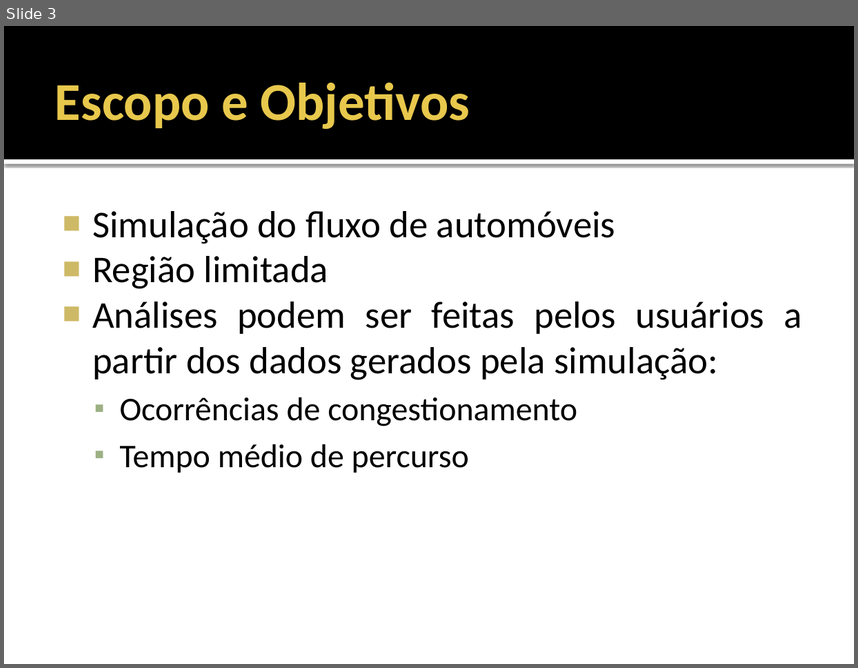
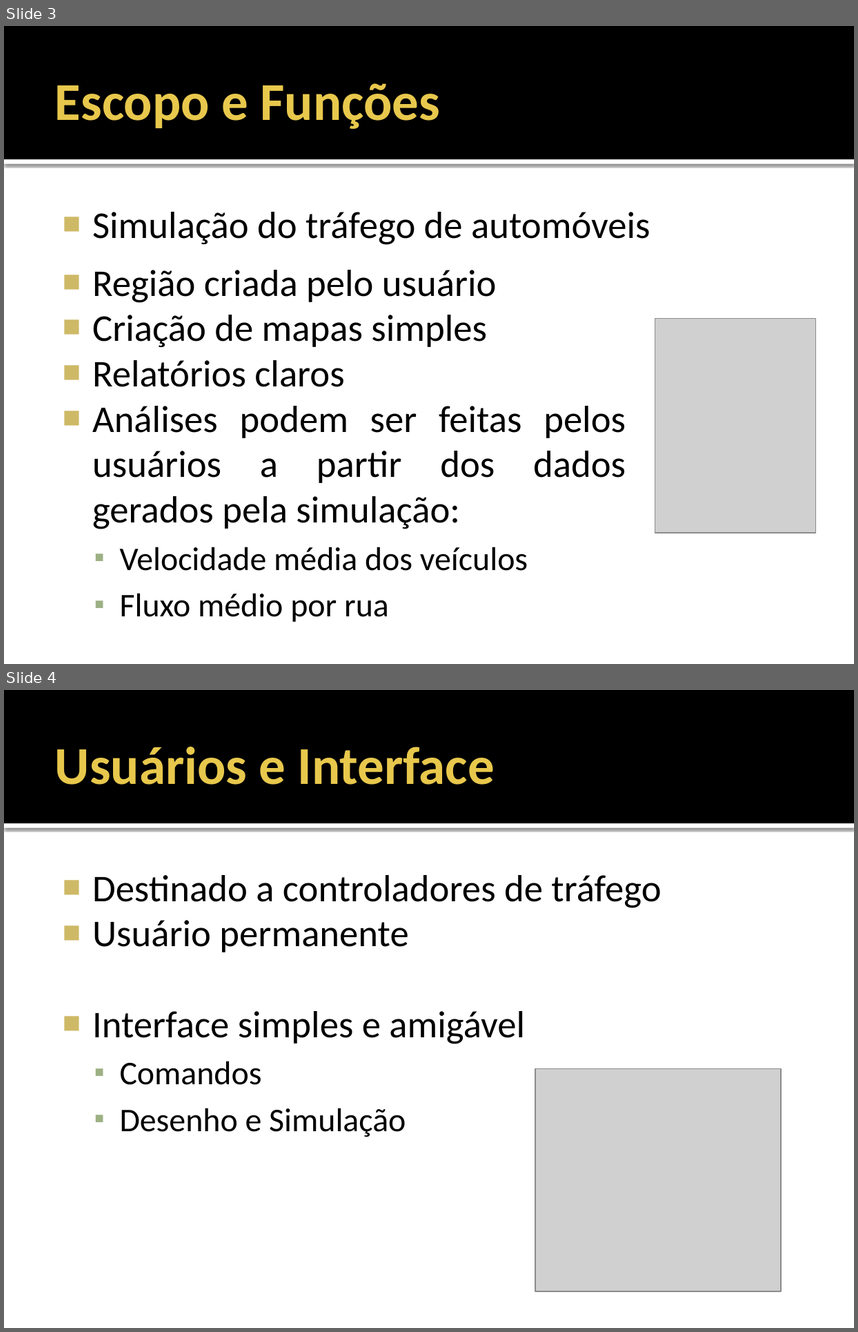
Before and after one commit to fchirigati/rota, a slide deck: Documentação/Especificação de Requisitos de Software/Apresentação.pptx. Shown one above the other, each under a label of ours: slide 3 before the commit, slides 3 and 4 after it. The pictures are 858x668 and 858x1332 pixels, drawn with LibreOffice and Linux fonts; fonts in the diff are those of the drawing; grey boxes stand for pictures. Boxes give left, top, right and bottom in pixels: in the first picture for what was removed or moved away, otherwise in the second. Text is boxed around its words. In the diff, an @@ line names an element or a change of style, - is before the commit and + after.

```diff
--- a/Documentação/Especificação de Requisitos de Software/Apresentação.pptx
+++ b/Documentação/Especificação de Requisitos de Software/Apresentação.pptx
@@ slide 4 added at box(4, 690, 854, 1328), background #FFFFFF; not listed: 2 template elements that a slide beside it also shows @@
@@ title added at box(55, 747, 495, 785), 45 pt, text #E8C84C, bold @@
+Usuários e Interface
@@ text added at box(92, 875, 661, 1136), 32 pt, text #000000 @@
+■ Destinado a controladores de tráfego
+■ Usuário permanente
+■ Interface simples e amigável
+  ▪ Comandos
+  ▪ Desenho e Simulação
@@ picture added at box(535, 1068, 781, 1291) @@
@@ slide 3 changed as well @@
@@ title at box(55, 83, 440, 129): text changed @@
-Escopo e Objetivos
+Escopo e Funções
@@ text "Região criada pelo usuário": place and size @@
-text "Região criada pelo usuário" at box(92, 211, 802, 472)
+text "Região criada pelo usuário" at box(92, 270, 626, 621)
@@ text added at box(92, 212, 651, 245), 32 pt, text #000000 @@
+■ Simulação do tráfego de automóveis
@@ text at box(92, 270, 497, 387): text changed @@
-■ Simulação do fluxo de automóveis
-■ Região limitada
+■ Região criada pelo usuário
+■ Criação de mapas simples
+■ Relatórios claros
@@ picture added at box(655, 319, 816, 532) @@
@@ text at box(120, 546, 528, 621): text changed @@
-  ▪ Ocorrências de congestionamento
-  ▪ Tempo médio de percurso
+  ▪ Velocidade média dos veículos
+  ▪ Fluxo médio por rua
```
Also in this commit, not shown: 4 other slides changed, 5 other slides added, 10 slides removed.
